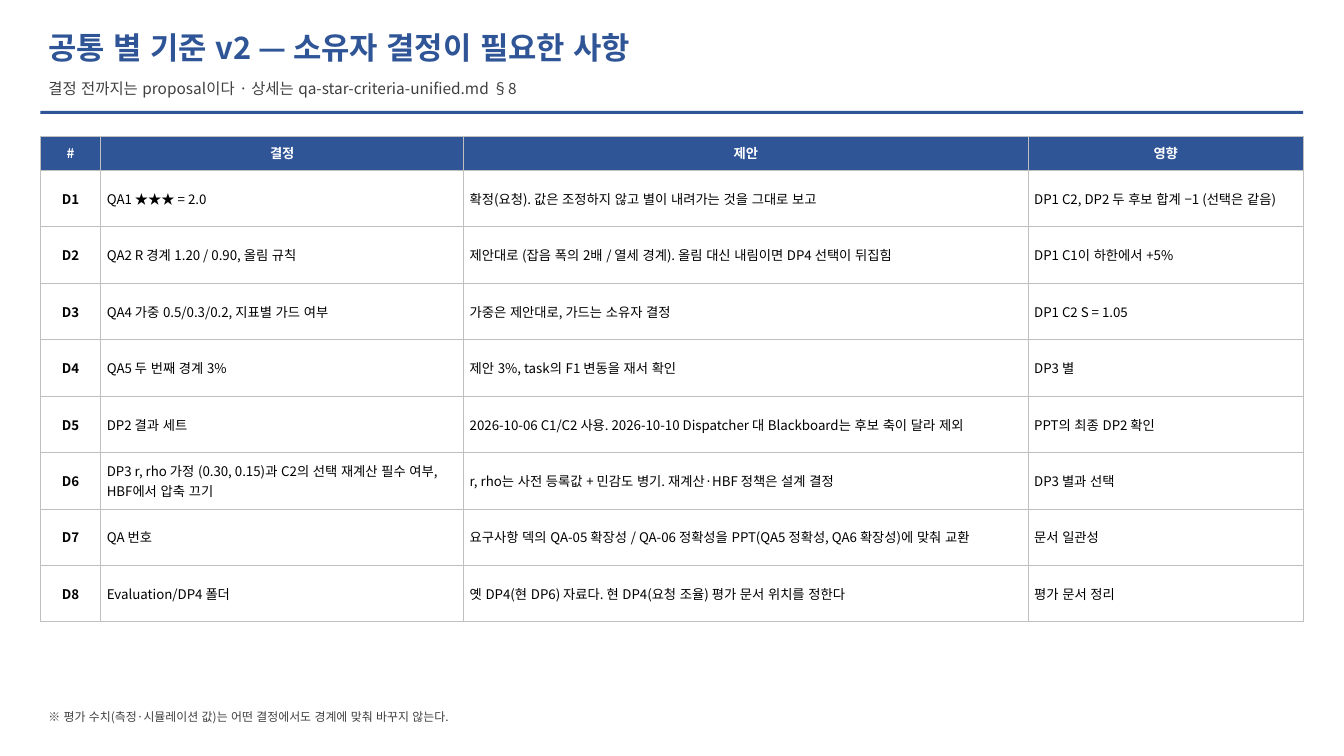
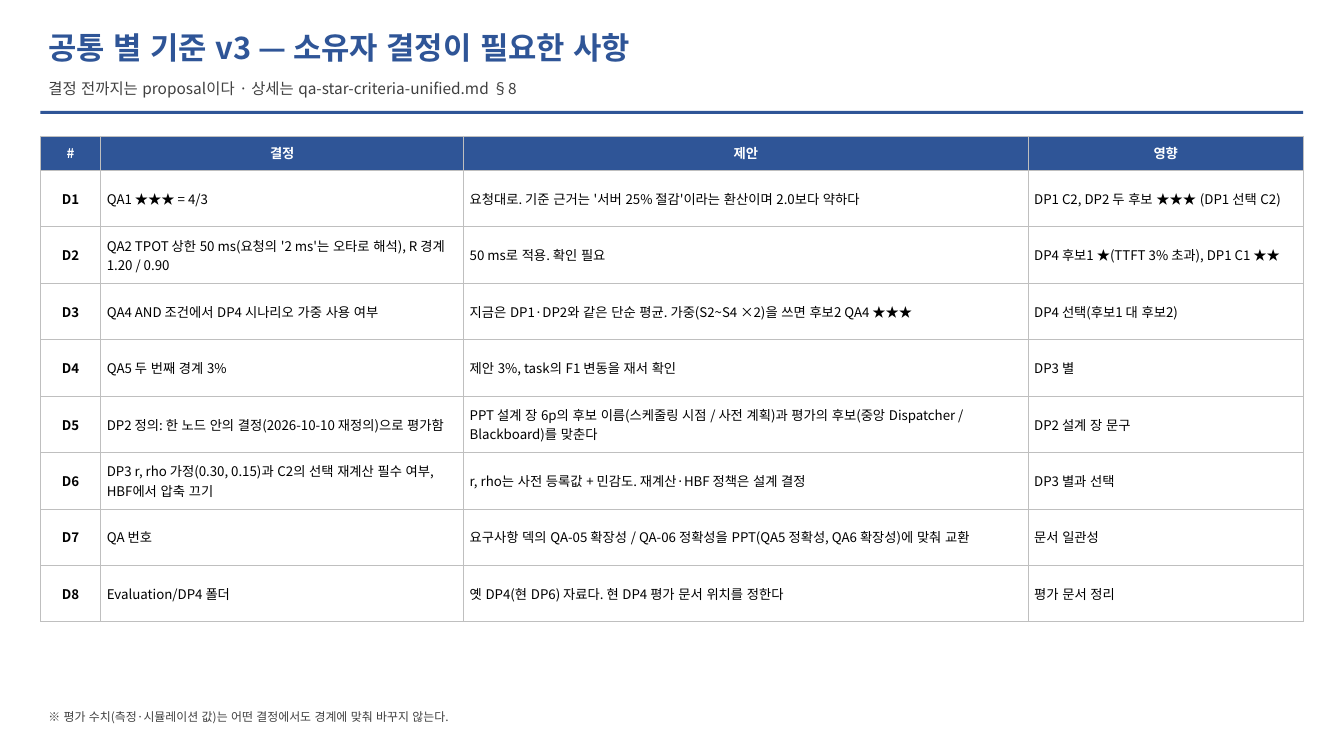
Before and after one commit to mkim0628/vllm, a slide deck: slide 22 of doc-mk/DP-overview-qa-unified.pptx. Drawn at 1344x756 pixels with LibreOffice and Linux fonts; fonts in the diff are those of the drawing. Boxes give left, top, right and bottom in pixels: in the first picture for what was removed or moved away, otherwise in the second. Text is boxed around its words. In the diff, an @@ line names an element or a change of style, - is before the commit and + after.

```diff
--- a/doc-mk/DP-overview-qa-unified.pptx
+++ b/doc-mk/DP-overview-qa-unified.pptx
@@ text at bbox=[48, 33, 631, 62]: text changed @@
-공통 별 기준 v2 — 소유자 결정이 필요한 사항
+공통 별 기준 v3 — 소유자 결정이 필요한 사항
@@ table at bbox=[40, 136, 1304, 622] @@
-row 2: D1 | QA1 ★★★ = 2.0 | 확정(요청). 값은 조정하지 않고 별이 내려가는 것을 그대로 보고 | DP1 C2, DP2 두 후보 합계 −1 (선택은 같음)
+row 2: D1 | QA1 ★★★ = 4/3 | 요청대로. 기준 근거는 '서버 25% 절감'이라는 환산이며 2.0보다 약하다 | DP1 C2, DP2 두 후보 ★★★ (DP1 선택 C2)
-row 3: D2 | QA2 R 경계 1.20 / 0.90, 올림 규칙 | 제안대로 (잡음 폭의 2배 / 열세 경계). 올림 대신 내림이면 DP4 선택이 뒤집힘 | DP1 C1이 하한에서 +5%
+row 3: D2 | QA2 TPOT 상한 50 ms(요청의 '2 ms'는 오타로 해석), R 경계 1.20 / 0.90 | 50 ms로 적용. 확인 필요 | DP4 후보1 ★(TTFT 3% 초과), DP1 C1 ★★
-row 4: D3 | QA4 가중 0.5/0.3/0.2, 지표별 가드 여부 | 가중은 제안대로, 가드는 소유자 결정 | DP1 C2 S = 1.05
+row 4: D3 | QA4 AND 조건에서 DP4 시나리오 가중 사용 여부 | 지금은 DP1·DP2와 같은 단순 평균. 가중(S2~S4 ×2)을 쓰면 후보2 QA4 ★★★ | DP4 선택(후보1 대 후보2)
-row 6: D5 | DP2 결과 세트 | 2026-10-06 C1/C2 사용. 2026-10-10 Dispatcher 대 Blackboard는 후보 축이 달라 제외 | PPT의 최종 DP2 확인
+row 6: D5 | DP2 정의: 한 노드 안의 결정(2026-10-10 재정의)으로 평가함 | PPT 설계 장 6p의 후보 이름(스케줄링 시점 / 사전 계획)과 평가의 후보(중앙 Dispatcher / Blackboard)를 맞춘다 | DP2 설계 장 문구
-row 7, column 2: DP3 r, rho 가정 (0.30, 0.15)과 C2의 선택 재계산 필수 여부, HBF에서 압축 끄기
+row 7, column 2: DP3 r, rho 가정(0.30, 0.15)과 C2의 선택 재계산 필수 여부, HBF에서 압축 끄기
-row 7, column 3: r, rho는 사전 등록값 + 민감도 병기. 재계산·HBF 정책은 설계 결정
+row 7, column 3: r, rho는 사전 등록값 + 민감도. 재계산·HBF 정책은 설계 결정
-row 9, column 3: 옛 DP4(현 DP6) 자료다. 현 DP4(요청 조율) 평가 문서 위치를 정한다
+row 9, column 3: 옛 DP4(현 DP6) 자료다. 현 DP4 평가 문서 위치를 정한다
```
Also in this commit, not shown: 27 other slides changed, 1 slide added, 14 other files.
